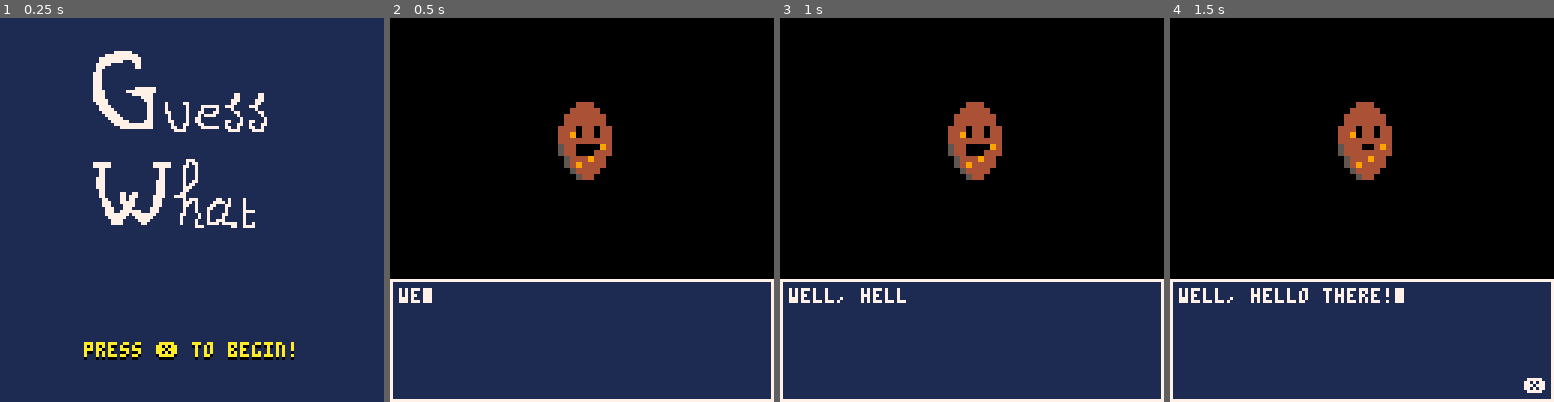
Above: before the commit, frames 1-4 (left to right).
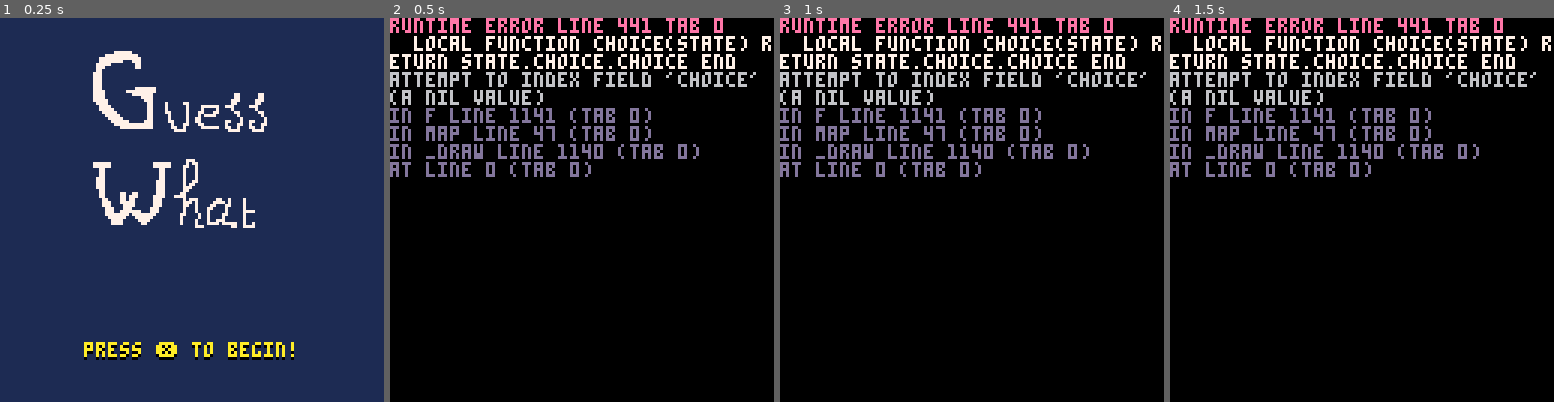
Above: after the commit, the same moments.

Repository: akatopo/pico-8-workspace
Game: PICO-8 cartridge carts/potato2/potato.p8
Same seed, same stepped clock (60 frames per second), same inputs: the game is played once before the commit and once after it.
Inputs:
- Up to frame 1 (0.25 s): no input
- Up to frame 2 (0.5 s): tap X (X key) at 0.33 s
- Up to frame 3 (1 s): tap O (Z key) at 0.7 s
- Up to frame 4 (1.5 s): tap X (X key) at 1.07 s

Frame 1 is identical in both runs. In frame 2, 43% of the frame differs, in the area x 0-100%, y 0-100%; in frame 3, 43%; in frame 4, 44%.
Error after the commit: runtime error line 441 tab 0; local function choice(state) return state.choice.choice end; attempt to index field 'choice' (a nil value)

Commit message:
support for choice menu in text

Diff:
--- a/carts/potato2/text.lua
+++ b/carts/potato2/text.lua
@@ -5,14 +5,10 @@
                                                             "use_dispatch").from(
     "hooks")
   local text_skip_selector, can_print_selector, text_index_selector,
-    text_done_selector, script_done_selector, text_selector = import(
-                                                                "text_skip",
-                                                                "can_print",
-                                                                "text_index",
-                                                                "text_done",
-                                                                "script_done",
-                                                                "text").from(
-    "selectors")
+    text_done_selector, script_done_selector, text_selector, choice_selector,
+    is_pending_choice_selector = import("text_skip", "can_print", "text_index",
+                                   "text_done", "script_done", "text", "choice",
+                                   "is_pending_choice").from("selectors")
   local lipsync = import("*").from("lipsync")
   local draw_text = import("draw_text").from("animation")
 
@@ -26,6 +22,7 @@
       local frame_printing = 1
       local frames_per_ch = 2
       local skip = params.skip
+      local is_pending_choice = params.is_pending_choice
       local text_x = ch_width - 1
       local text_y = 128 - text_box.height + ch_width
       local mouth_sprites = lipsync.parse(s)
@@ -51,11 +48,14 @@
       local x_button = chr(151)
       while (true) do
         for frame = 1, 30 do
-          draw_text(s, text_x, text_y, frame < 15)
+          draw_text(s, text_x, text_y,
+            -- see http://lua-users.org/wiki/TernaryOperator
+            not is_pending_choice and frame < 15 or false)
 
-          draw_text(x_button, 128 - ch_width * 2 - 2, frame < 15 and
-            (128 - ch_height - 2) or (128 - ch_height - 1), false)
-
+          if (not is_pending_choice) then
+            draw_text(x_button, 128 - ch_width * 2 - 2, frame < 15 and
+              (128 - ch_height - 2) or (128 - ch_height - 1), false)
+          end
           yield()
         end
       end
@@ -82,8 +82,11 @@
     local skip = use_selector(text_skip_selector)
     local can_print = use_selector(can_print_selector)
     local text_index = use_selector(text_index_selector)
+    local is_pending_choice = use_selector(is_pending_choice_selector)
     local text = use_selector(text_selector)
+    local choice = use_selector(choice_selector)
     local prev_index, set_prev_index = use_state()
+    local prev_text, set_prev_text = use_state()
     local text_done = use_selector(text_done_selector)
     local script_done = use_selector(script_done_selector)
     local prev_actions, set_prev_actions = use_state({})
@@ -93,16 +96,17 @@
       actions = {c_fill_bg()}
       set_prev_actions({})
     else
-      if (prev_index ~= text_index) then
+      -- FIXME: not the best comparison but it will do
+      if (prev_text ~= text) then
         actions = {c_fill_bg(), c_text_print(text, text_index, dispatch)}
         set_prev_actions(actions)
-        set_prev_index(text_index)
+        set_prev_text(text)
       end
     end
 
-    if (key_state.b and text_done) then
+    if (key_state.b and text_done and not is_pending_choice) then
       if (not script_done) then
-        dispatch({type = "text_start"})
+        dispatch({type = "text_start", choice = choice})
         dispatch({type = "start_talking"})
       else
         dispatch({type = "scene_done"})
@@ -114,6 +118,6 @@
       dispatch({type = "start_talking"})
     end
 
-    return actions, {skip = skip}
+    return actions, {skip = skip, is_pending_choice = is_pending_choice}
   end)
 end)
